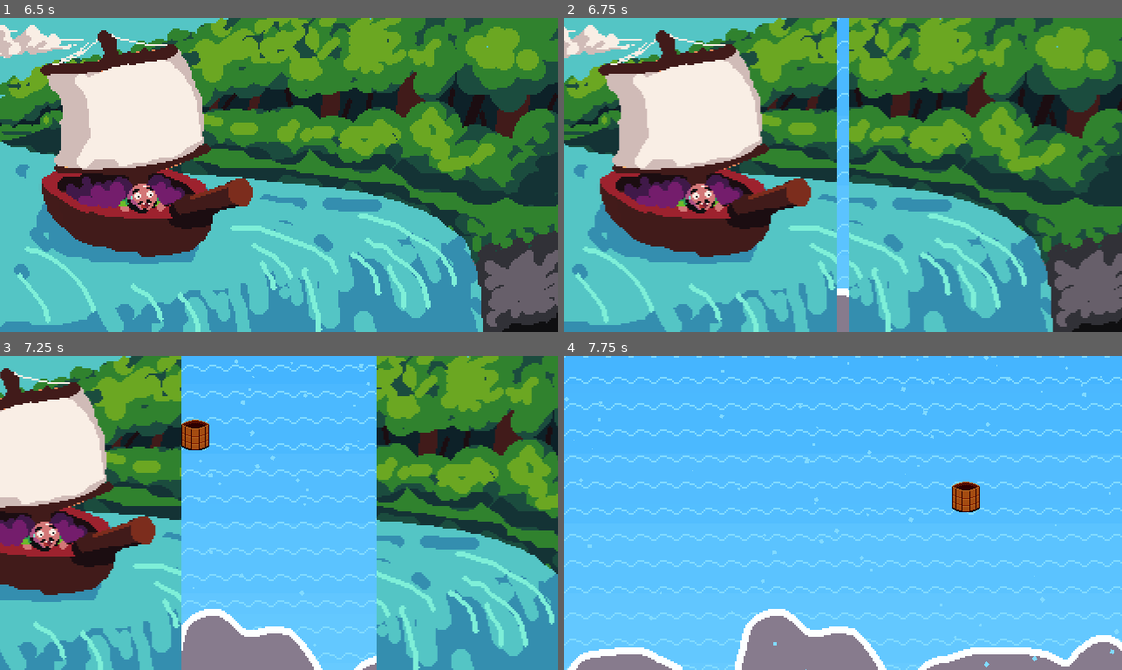
Above: before the commit, frames 1-4 (two rows, left to right).
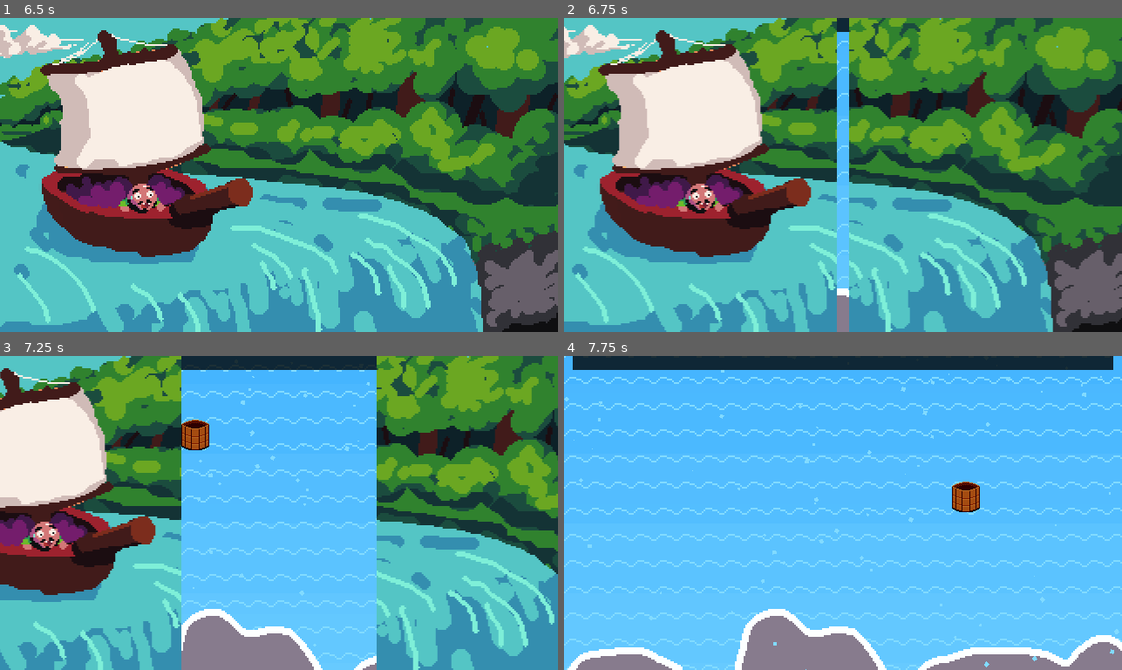
Above: after the commit, the same moments.

Repository: DissonantVoid/Project-Waterfall
Game: Godot game, scene res://scenes/game/menu.tscn
The game is run twice, just before and just after one commit, with the same random seed, the same clock (stepped at 60 frames per second) and the same inputs.
Inputs (mouse positions are in pixels of both pictures, inside the frame that each line leads up to):
- Up to frame 1 (6.5 s): click "START" at 0.5 s; move the mouse to (401, 159) at 1.27 s; move the mouse to (167, 190) at 2.02 s; move the mouse to (334, 105) at 2.77 s; move the mouse to (251, 237) at 3.52 s; tap Enter at 4.25, 5.75 s; move the mouse to (446, 222) at 4.27 s; tap Space at 5 s; move the mouse to (111, 127) at 5.02 s; move the mouse to (306, 175) at 5.77 s
- Up to frame 2 (6.75 s): tap Space at 6.5 s; move the mouse to (759, 96) at 6.52 s
- Up to frame 3 (7.25 s): no input
- Up to frame 4 (7.75 s): move the mouse to (965, 497) at 7.27 s

Frame 1 is identical in both runs. In frame 2, 0.1% of the frame differs, in the area x 48-52%, y 0-5%; in frame 3, 1.6%; in frame 4, 4.3%, in the area x 1-99%, y 0-5%.

Commit message:
half implemented a custom progress bar
it'll have to wait, other features are getting more priority

Diff:
--- a/scenes/game/main.tscn
+++ b/scenes/game/main.tscn
@@ -14,6 +14,8 @@
 [ext_resource path="res://resources/textures/progress_bar.png" type="Texture" id=12]
 [ext_resource path="res://resources/sounds/score.wav" type="AudioStream" id=13]
 [ext_resource path="res://resources/sounds/collide.wav" type="AudioStream" id=14]
+[ext_resource path="res://resources/sounds/falling.wav" type="AudioStream" id=15]
+[ext_resource path="res://resources/sounds/splash.wav" type="AudioStream" id=16]
 
 [sub_resource type="StyleBoxFlat" id=8]
 bg_color = Color( 0.0980392, 0.568627, 0, 1 )
@@ -82,7 +84,6 @@
 custom_constants/margin_left = 5
 
 [node name="Progress" type="ProgressBar" parent="UI/MarginContainer"]
-visible = false
 modulate = Color( 1, 1, 1, 0.784314 )
 margin_left = 5.0
 margin_right = 315.0
@@ -93,6 +94,7 @@
 percent_visible = false
 
 [node name="ProgressBar" parent="UI/MarginContainer" instance=ExtResource( 11 )]
+visible = false
 modulate = Color( 1, 1, 1, 0.784314 )
 anchor_right = 0.0
 anchor_bottom = 0.0
@@ -193,9 +195,11 @@
 shape = SubResource( 12 )
 
 [node name="Score" type="AudioStreamPlayer" parent="Bucket"]
+stream = ExtResource( 13 )
 volume_db = 1.748
 
 [node name="Collide" type="AudioStreamPlayer" parent="Bucket"]
+stream = ExtResource( 14 )
 volume_db = 1.748
 
 [node name="Characters" type="Node2D" parent="."]
@@ -255,11 +259,11 @@
 autostart = true
 
 [node name="Falling" type="AudioStreamPlayer" parent="."]
-stream = ExtResource( 13 )
+stream = ExtResource( 15 )
 volume_db = 0.874
 
 [node name="Splash" type="AudioStreamPlayer" parent="."]
-stream = ExtResource( 14 )
+stream = ExtResource( 16 )
 volume_db = 1.748
 
 [connection signal="timeout" from="GameCamera/ShakeTimer" to="GameCamera" method="_on_shake_timeout"]
--- a/scenes/objects/ui/progress_bar.gd
+++ b/scenes/objects/ui/progress_bar.gd
@@ -1,23 +1,112 @@
-extends Range
+tool
+extends Control
 
 # built in progress bar doesn't support tiling :(
 # more manual work for me
 
-# TODO: THIS IS UNFINISHED
+# NOTE: the texture must contain 6 tiles, layed in a similar order to res:/textures/progress_bar.png
+# NOTE: textures can use AnimatedTexture
 
-export(Texture) var _off_texture : Texture
-export(Texture) var _on_texture : Texture
-export(int) var _tile_size : int setget _set_tile_size
+export(float) var min_value : float setget _set_min_value
+export(float) var max_value : float setget _set_max_value
+export(float) var value : float setget _set_value
 
+export(Texture) var _on_texture : Texture setget _set_on_texture
+export(Texture) var _off_texture : Texture setget _set_off_texture
 
-func _set_tile_size(value : int):
-	if value < 0: return
+# top left tile is to the left of margin_left and top of margin_center
+# bottom left is left of margin_left, bottom of margin_center
+# top center is between margin_left and margin_right, top of margin_center
+# bottom center is between margin_left and margin_right, bottom of margin_center
+# top right is right of margin_right, top of margin_center
+# bottom right is right of margin_right, bottom of margin_center
+export(float) var _margin_right : float setget _set_margin_right # offset from right
+export(float) var _margin_left : float setget _set_margin_left # offset from left
+export(float) var _margin_center : float setget _set_margin_center # offset from the top
 
-	_tile_size = value
+func _set_on_texture(value : Texture):
+	_on_texture = value
+	update()
+
+func _set_off_texture(value : Texture):
+	_off_texture = value
+	update()
+
+func _set_margin_right(value : float):
+	_margin_right = max(value, 0)
+	update()
+
+func _set_margin_left(value : float):
+	_margin_left = max(value, 0)
+	update()
+
+func _set_margin_center(value : float):
+	_margin_center = max(value, 0)
+	update()
+
+func _set_min_value(value : float):
+	min_value = clamp(value, 0, max_value)
+	update()
+
+func _set_max_value(value : float):
+	if value >= min_value && value >= 0:
+		max_value = value
+		update()
+
+func _set_value(new_value : float):
+	value = clamp(new_value, min_value, max_value)
+	update()
 
 func _ready():
 	pass
 
 func _draw():
-	#draw_texture_rect(_off_texture,
-	pass
+	# ignore update() calls before all export variables are ready
+	if is_inside_tree() == false:
+		return
+
+	var tex_size : Vector2 = _off_texture.get_size()
+	var start_tile_width : float = _margin_left
+	var mid_tile_width : float = tex_size.x - _margin_right - _margin_left
+	var end_tile_width : float = _margin_right
+
+	# first corners
+	draw_texture_rect_region(
+		_off_texture,
+		Rect2(Vector2.ZERO, Vector2(_margin_left, _margin_center)),
+		Rect2(Vector2.ZERO, Vector2(_margin_left, _margin_center))
+	)
+	draw_texture_rect_region(
+		_off_texture,
+		Rect2(Vector2(0, _margin_center), Vector2(_margin_left, tex_size.y - _margin_center)),
+		Rect2(Vector2(0, _margin_center), Vector2(_margin_left, tex_size.y - _margin_center))
+	)
+
+	# middle
+	for i in range(start_tile_width, _get_minimum_size().x - end_tile_width, mid_tile_width):
+		# TODO: there is an overlape between the last middle tile and the last corner tile
+		draw_texture_rect_region(
+			_off_texture,
+			Rect2(Vector2(i, 0), Vector2(mid_tile_width, _margin_center)),
+			Rect2(Vector2(_margin_left, 0), Vector2(mid_tile_width, _margin_center))
+		)
+		draw_texture_rect_region(
+			_off_texture,
+			Rect2(Vector2(i, _margin_center), Vector2(mid_tile_width, tex_size.y - _margin_center)),
+			Rect2(Vector2(_margin_left, _margin_center), Vector2(mid_tile_width, tex_size.y - _margin_center))
+		)
+
+	# last corners
+	draw_texture_rect_region(
+		_off_texture,
+		Rect2(Vector2(_get_minimum_size().x - end_tile_width, 0), Vector2(tex_size.x - _margin_right, _margin_center)),
+		Rect2(Vector2(tex_size.x - _margin_right, 0), Vector2(tex_size.x - _margin_right, _margin_center))
+	)
+	draw_texture_rect_region(
+		_off_texture,
+		Rect2(Vector2(_get_minimum_size().x - end_tile_width, _margin_center), Vector2(tex_size.x - _margin_right, tex_size.y - _margin_center)),
+		Rect2(Vector2(tex_size.x - _margin_right, 0), Vector2(tex_size.x - _margin_right, tex_size.y - _margin_center))
+	)
+
+func _get_minimum_size() -> Vector2:
+	return rect_size
Not shown, changed: plan/TODO.txt
Not shown: 1 places in scenes/game/main.tscn that only renumber resources
